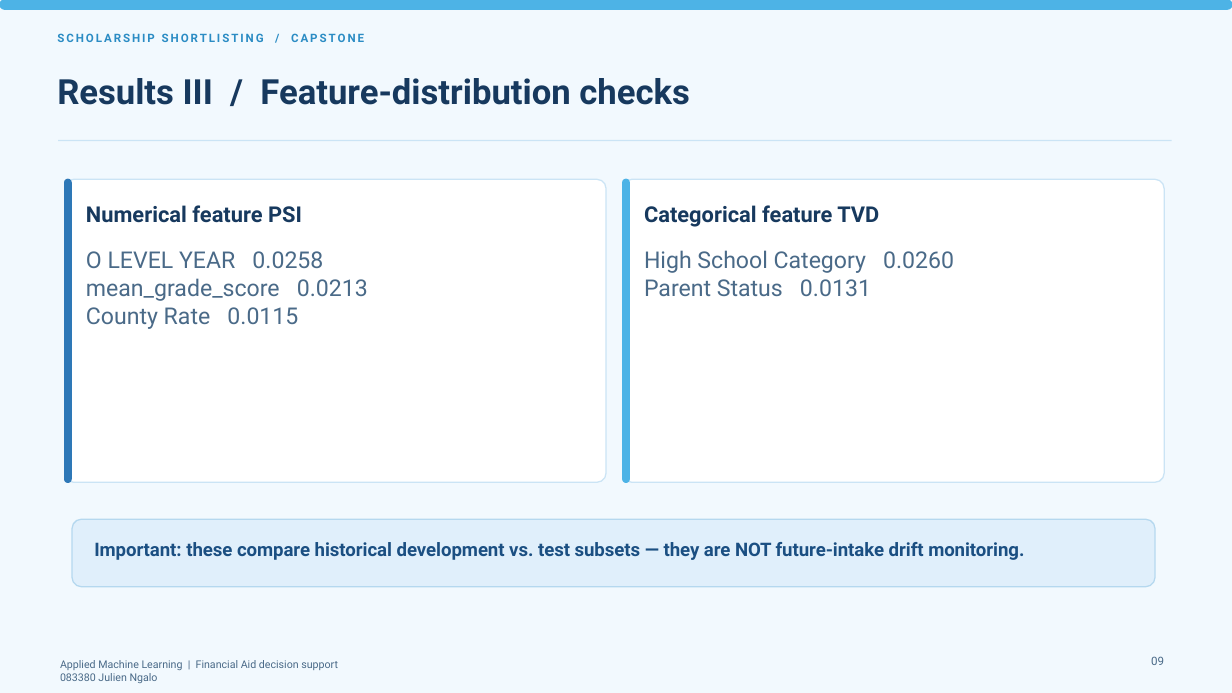
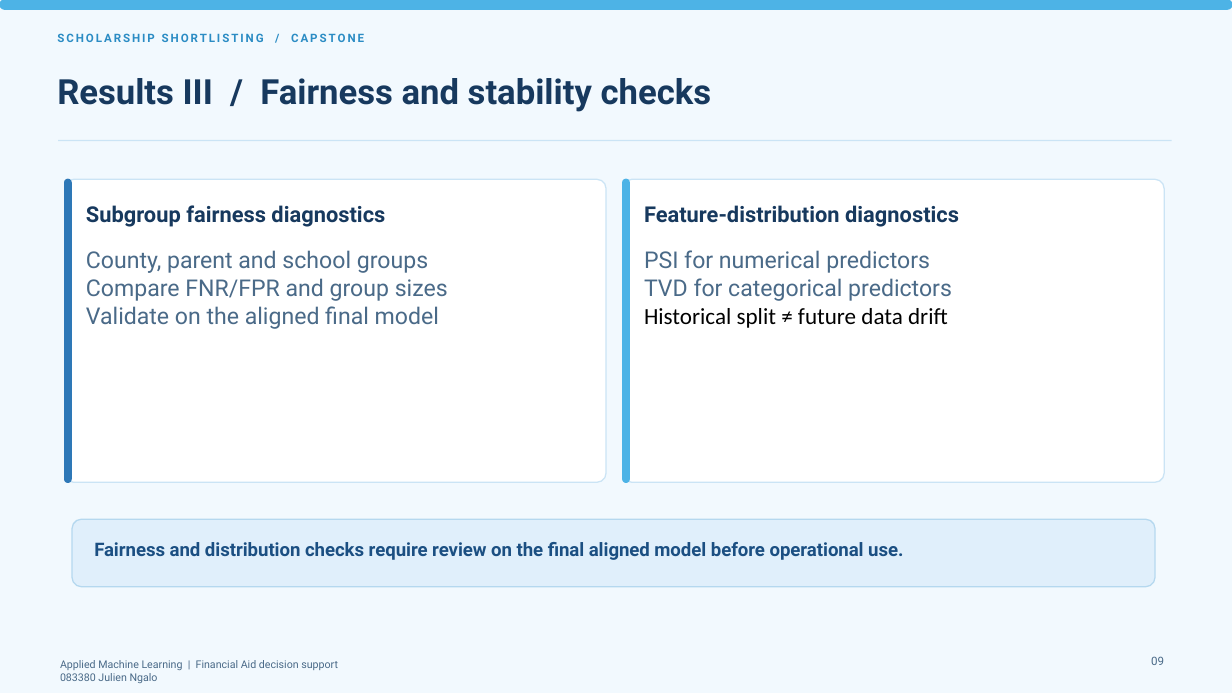
Before and after one commit to JulienNgalo/Scholarship_capstone_project, a slide deck: slide 9 of )83380 - Capstone Project Presentation - Final.pptx. Drawn at 1232x693 pixels with LibreOffice and Linux fonts; fonts in the diff are those of the drawing. Boxes give left, top, right and bottom in pixels: in the first picture for what was removed or moved away, otherwise in the second. Text is boxed around its words. In the diff, an @@ line names an element or a change of style, - is before the commit and + after.

```diff
--- a/)83380 - Capstone Project Presentation - Final.pptx
+++ b/)83380 - Capstone Project Presentation - Final.pptx
@@ text at <box>57,78,712,112</box>: text changed @@
-Results III / Feature-distribution checks
+Results III / Fairness and stability checks
@@ text at <box>86,205,385,227</box>: text changed @@
-Numerical feature PSI
+Subgroup fairness diagnostics
@@ text at <box>644,205,959,227</box>: text changed @@
-Categorical feature TVD
+Feature-distribution diagnostics
@@ text at <box>86,250,448,329</box>: text changed @@
-O LEVEL YEAR 0.0258
-mean_grade_score 0.0213
-County Rate 0.0115
+County, parent and school groups
+Compare FNR/FPR and group sizes
+Validate on the aligned final model
@@ text at <box>644,250,952,328</box>: text changed @@
-High School Category 0.0260
-Parent Status 0.0131
+PSI for numerical predictors
+TVD for categorical predictors
+Historical split ≠ future data drift
@@ text at <box>94,542,903,560</box>: text changed @@
-Important: these compare historical development vs. test subsets — they are NOT future-intake drift monitoring.
+Fairness and distribution checks require review on the final aligned model before operational use.
```
Also in this commit, not shown: 4 other slides changed, 1 slide added, 1 slide removed.
